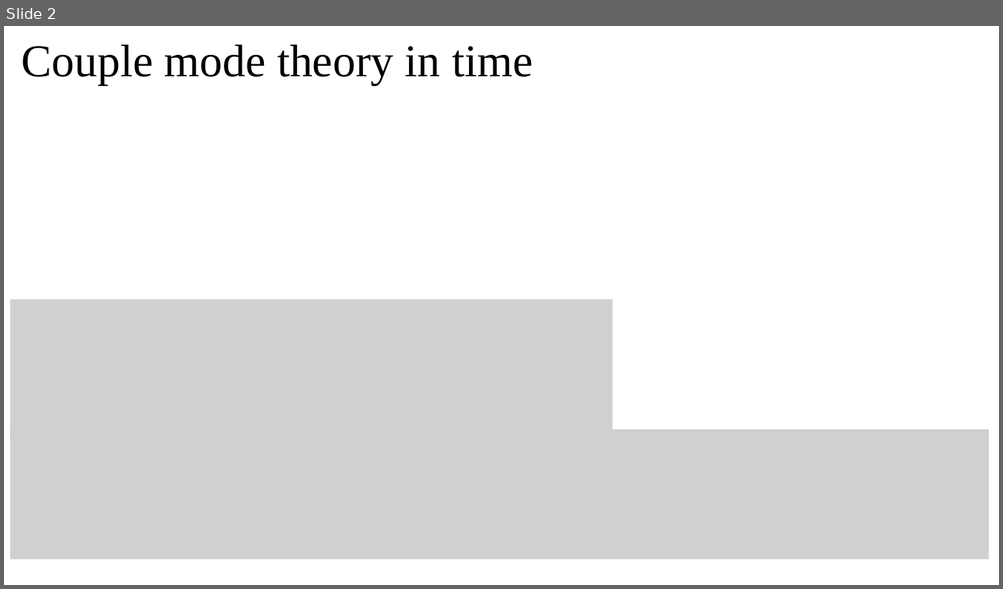
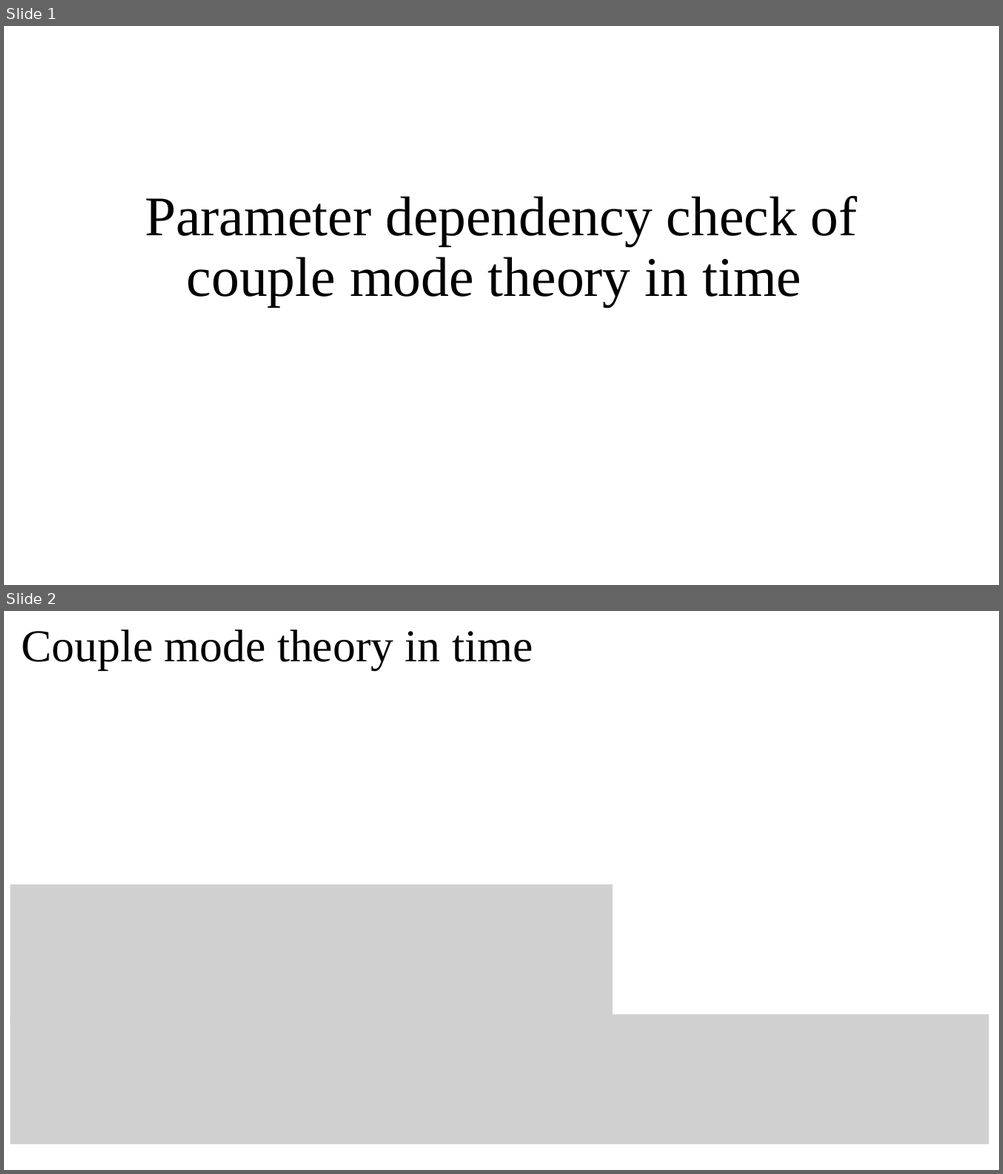
Before and after one commit to blackline0911/couple-mode-theory-in-time, a slide deck: test_fit/parameter_dependency.pptx. Shown one above the other, each under a label of ours: slide 2 before the commit, slides 1 and 2 after it. The pictures are 1003x589 and 1003x1174 pixels, drawn with LibreOffice and Linux fonts; fonts in the diff are those of the drawing; grey boxes stand for pictures. Boxes give left, top, right and bottom in pixels: in the first picture for what was removed or moved away, otherwise in the second. Text is boxed around its words. In the diff, an @@ line names an element or a change of style, - is before the commit and + after.

```diff
--- a/test_fit/parameter_dependency.pptx
+++ b/test_fit/parameter_dependency.pptx
@@ slide 1 added at [4, 26, 999, 585], background #FFFFFF @@
@@ title added at [145, 195, 857, 307], 54 pt, text #000000 @@
+Parameter dependency check of couple mode theory in time
```
Also in this commit, not shown: 1 other slide added, 1 slide removed, 4 other files.
